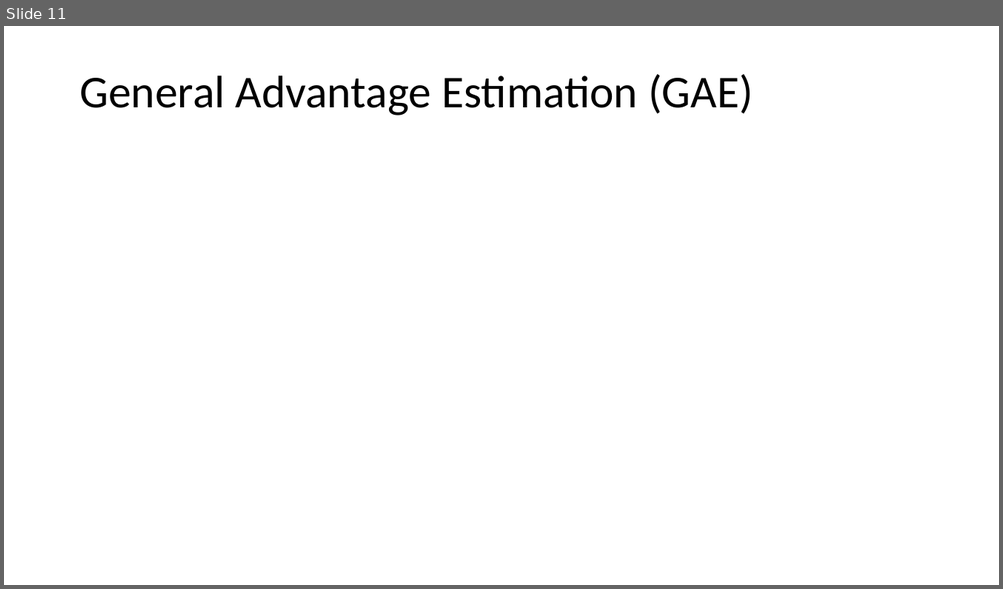
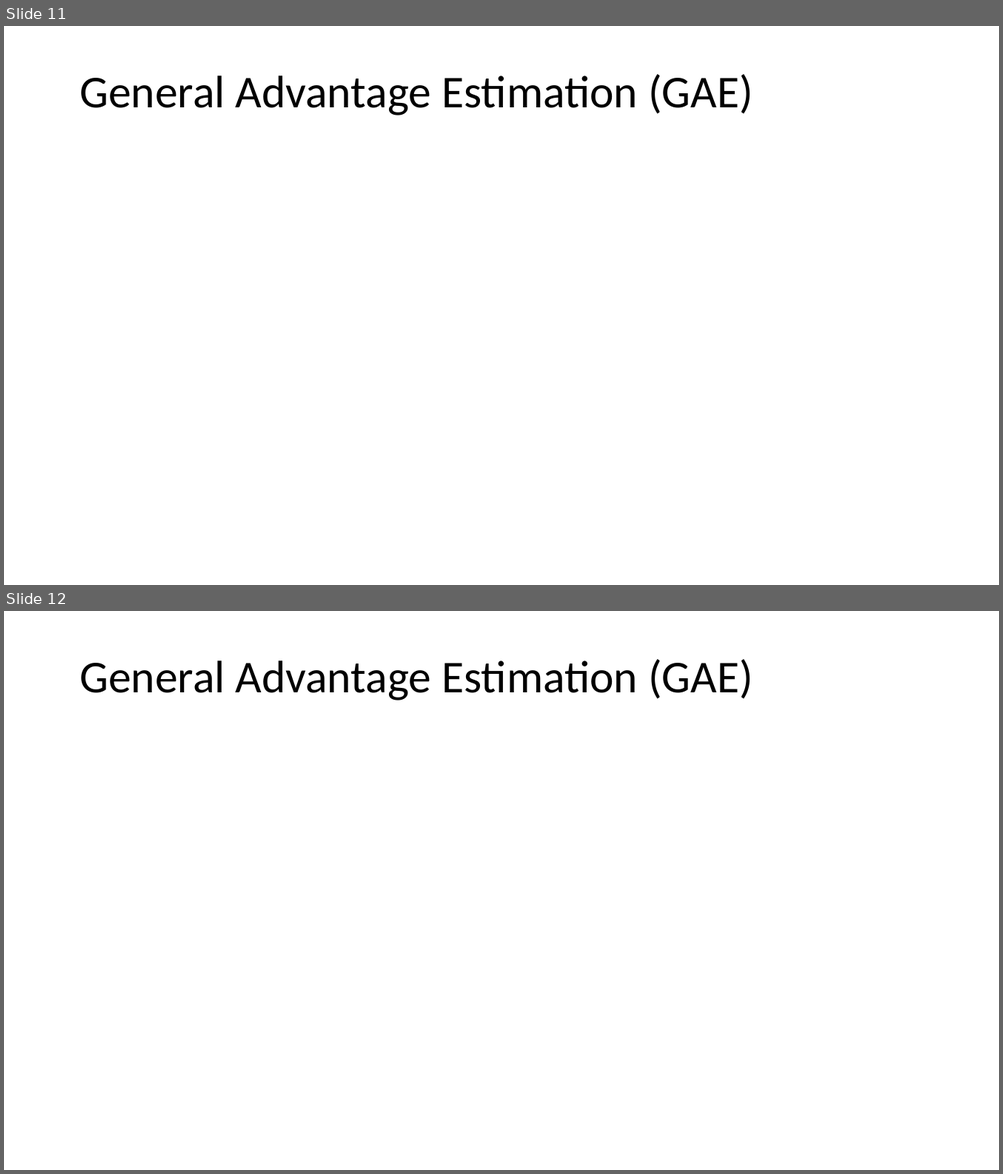
Before and after one commit to DarrenZhang01/generalized_advantage_estimation, a slide deck: GAE presentation.pptx. Shown one above the other, each under a label of ours: slide 11 before the commit, slides 11 and 12 after it. The pictures are 1003x589 and 1003x1174 pixels, drawn with LibreOffice and Linux fonts; fonts in the diff are those of the drawing; grey boxes stand for pictures. Boxes give left, top, right and bottom in pixels: in the first picture for what was removed or moved away, otherwise in the second. Text is boxed around its words. In the diff, an @@ line names an element or a change of style, - is before the commit and + after.

```diff
--- a/GAE presentation.pptx
+++ b/GAE presentation.pptx
@@ slide 12 added at (4, 611, 999, 1170), background #FFFFFF @@
@@ title added at (79, 659, 753, 701), 44 pt, text #000000 @@
+General Advantage Estimation (GAE)
```
Also in this commit, not shown: 2 other slides added, 3 slides removed.
